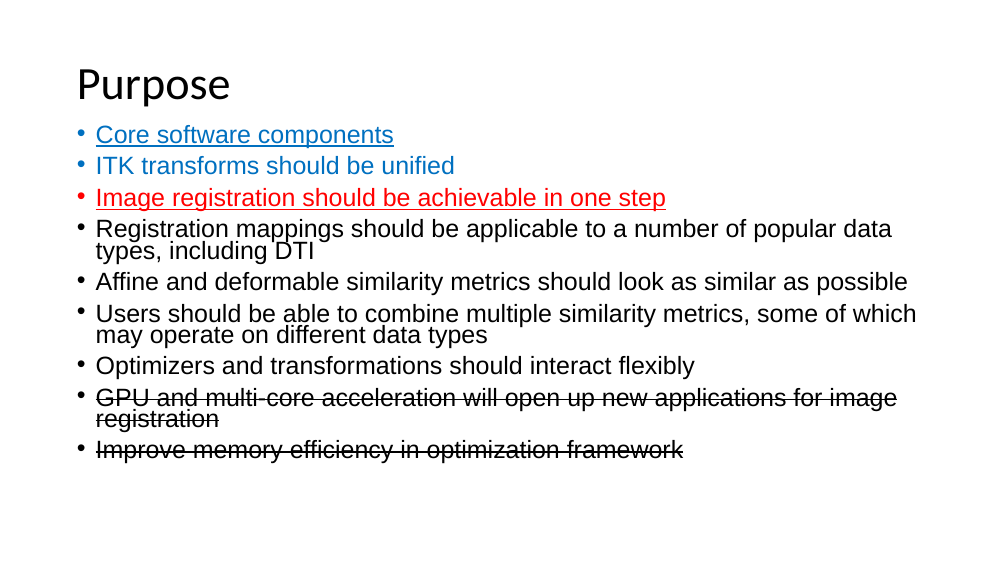
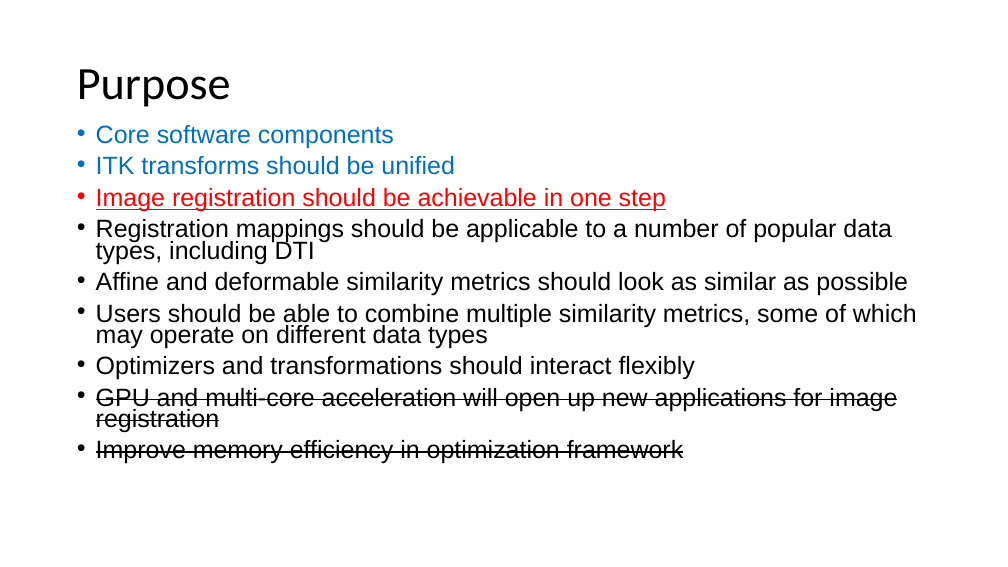
Before and after one commit to autotntfan/BIP, a slide deck: slide 6 of The insight toolkit image registration framework.pptx. Drawn at 1008x567 pixels with LibreOffice and Linux fonts; fonts in the diff are those of the drawing. Boxes give left, top, right and bottom in pixels: in the first picture for what was removed or moved away, otherwise in the second. Text is boxed around its words. In the diff, an @@ line names an element or a change of style, - is before the commit and + after.

```diff
--- a/The insight toolkit image registration framework.pptx
+++ b/The insight toolkit image registration framework.pptx
@@ text at (96,125,394,149): underline off in "Core software components" @@
```
Also in this commit, not shown: 3 slides added.
